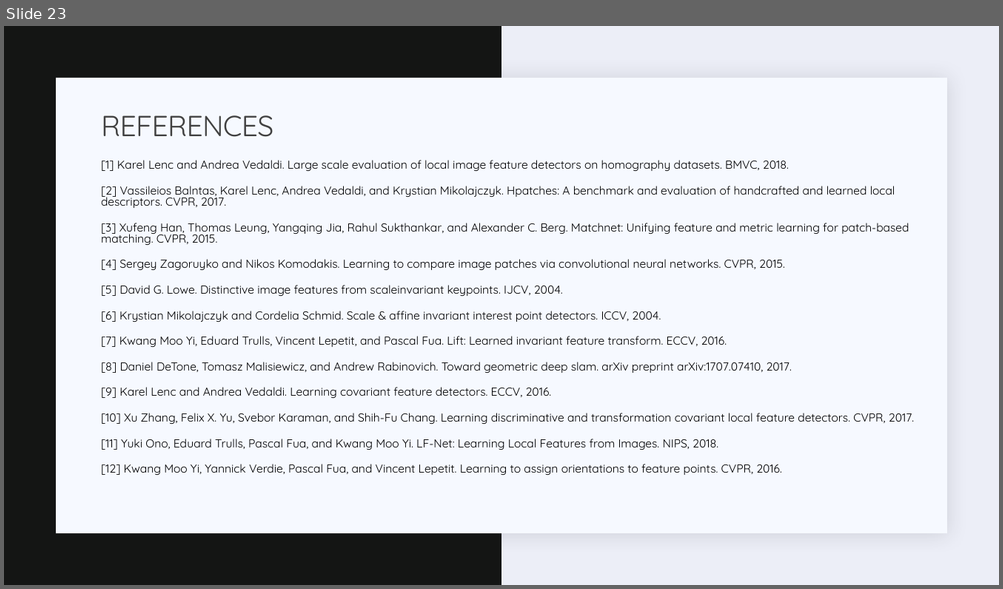
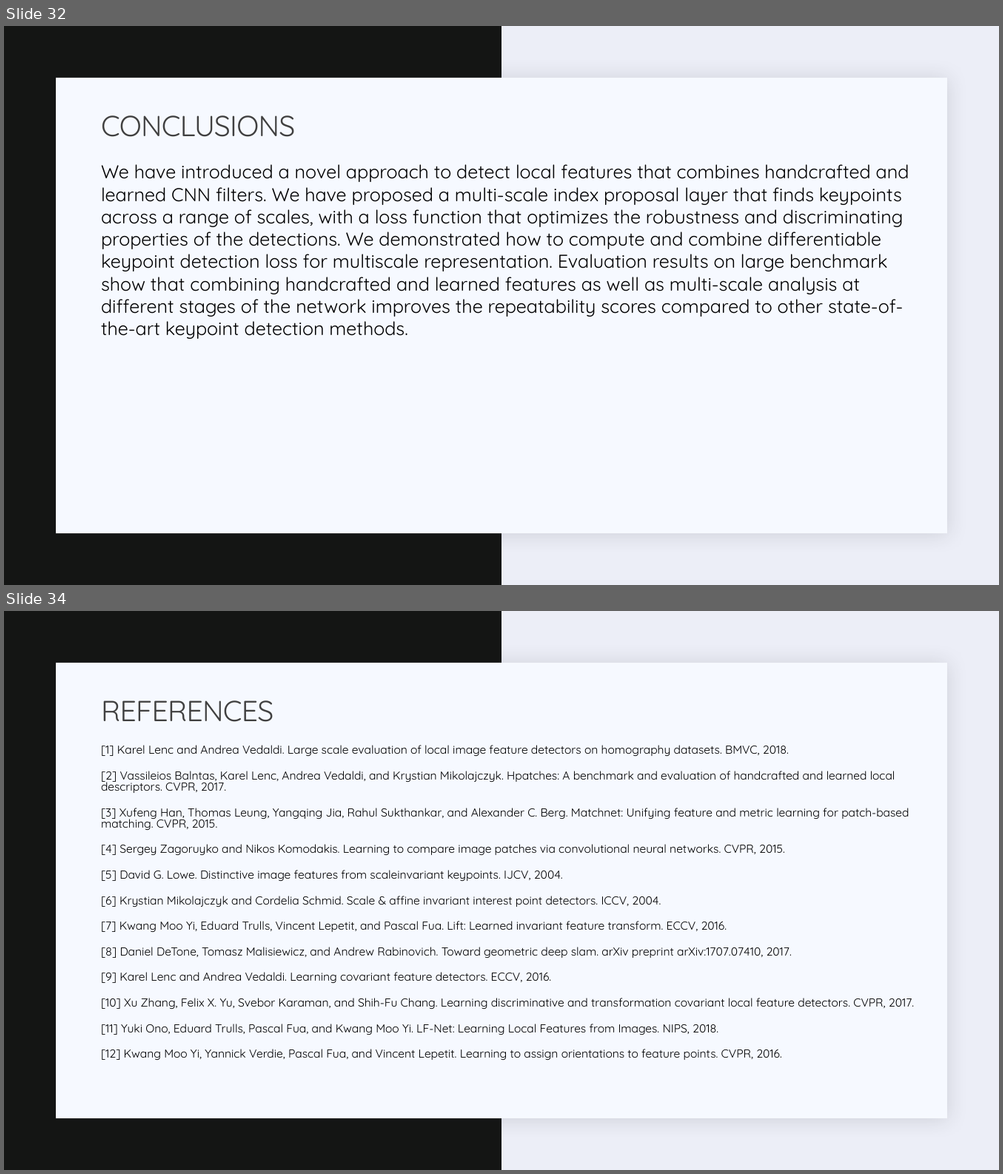
Before and after one commit to semnan-university-ai/Key.Net, a slide deck: slides.pptx. Shown one above the other, each under a label of ours: slide 23 before the commit, slides 32 and 34 after it; the slides between them are not shown. The pictures are 1003x589 and 1003x1174 pixels, drawn with LibreOffice and Linux fonts; fonts in the diff are those of the drawing. Boxes give left, top, right and bottom in pixels: in the first picture for what was removed or moved away, otherwise in the second. Text is boxed around its words. In the diff, an @@ line names an element or a change of style, - is before the commit and + after.

```diff
--- a/slides.pptx
+++ b/slides.pptx
@@ slide 32 added at <box>4,26,999,585</box>, background #ECEEF7; not listed: 2 template elements that a slide beside it also shows @@
@@ title added at <box>101,116,295,137</box>, 28 pt, text #404040 @@
+CONCLUSIONS
@@ text added at <box>101,164,909,339</box>, 18 pt, text #000000 @@
+  We have introduced a novel approach to detect local features that combines handcrafted and learned CNN filters. We have proposed a multi-scale index proposal layer that finds keypoints across a range of scales, with a loss function that optimizes the robustness and discriminating properties of the detections. We demonstrated how to compute and combine differentiable keypoint detection loss for multiscale representation. Evaluation results on large benchmark show that combining handcrafted and learned features as well as multi-scale analysis at different stages of the network improves the repeatability scores compared to other state-of-the-art keypoint detection methods.
@@ what was slide 23 is now slide 34 @@
```
Also in this commit, not shown: 11 slides changed, 20 other slides added, 10 slides removed, 4 other files.
